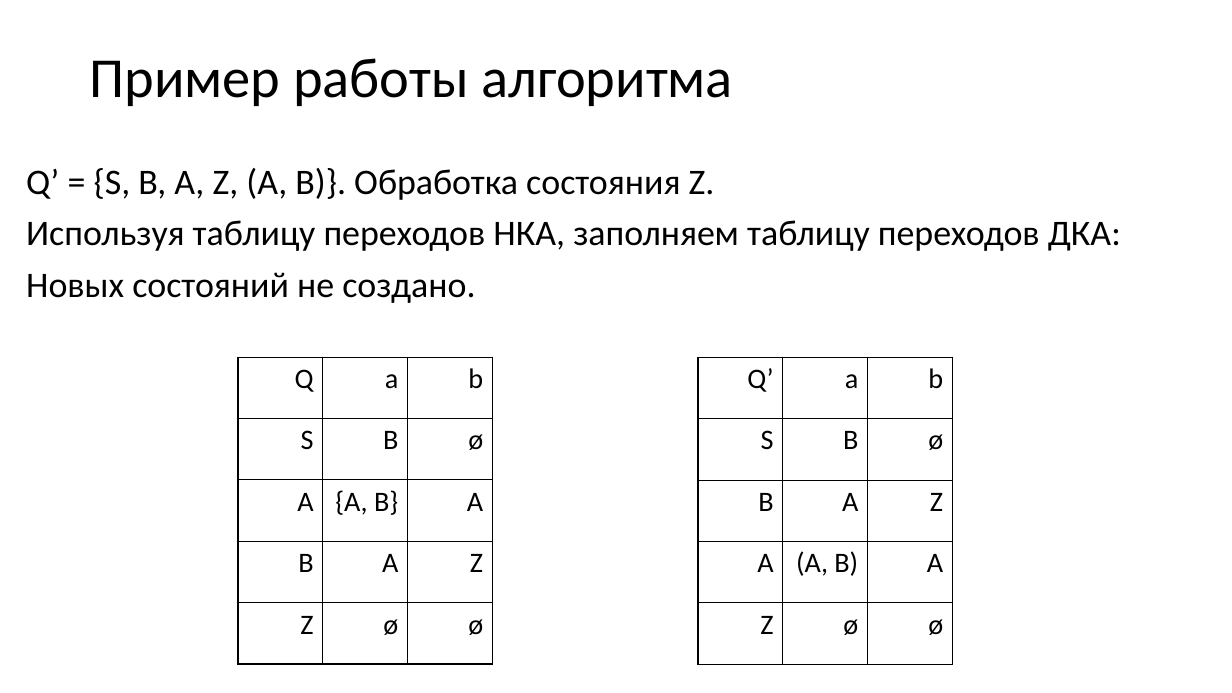
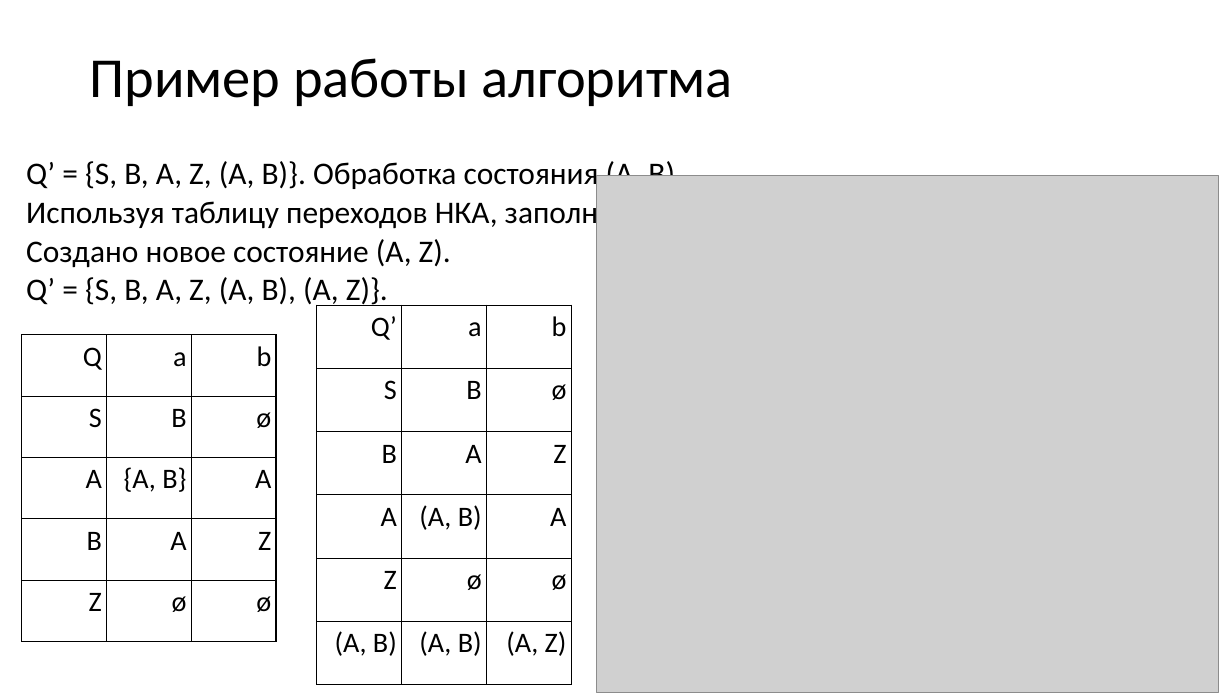
Before and after one commit to goddamnteam/korzun, a slide deck: slide 17 of task4.pptx (slide 16 before the commit). Drawn at 1232x693 pixels with LibreOffice and Linux fonts; fonts in the diff are those of the drawing; grey boxes stand for pictures. Boxes give left, top, right and bottom in pixels: in the first picture for what was removed or moved away, otherwise in the second. Text is boxed around its words. In the diff, an @@ line names an element or a change of style, - is before the commit and + after.

```diff
--- a/task4.pptx
+++ b/task4.pptx
@@ text at (26,158,683,192): text changed; size 28 to 24.5 pt @@
-Q’ = {S, B, A, Z, (A, B)}. Обработка состояния Z.
+Q’ = {S, B, A, Z, (A, B)}. Обработка состояния (A, B).
@@ picture added at (597,176,1218,693) @@
@@ text at (26,197,650,231): size 28 to 24.5 pt in "Используя таблицу переходов НКА, заполняем таблицу переходов ..."; line spacing 0.9 to 0.72; less space between paragraphs @@
@@ text at (26,239,451,308): text changed; size 28 to 24.5 pt @@
-Новых состояний не создано.
+Создано новое состояние (A, Z).
+Q’ = {S, B, A, Z, (A, B), (A, Z)}.
@@ table at (317,305,572,685) @@
+row 6: (A, B) | (A, B) | (A, Z)
@@ table: place and size @@
-table at (698,357,953,664)
+table at (317,305,572,685)
@@ table: place and size @@
-table at (238,357,494,664)
+table at (21,335,276,641)
```
Also in this commit, not shown: 15 other slides changed, 1 slide added.
